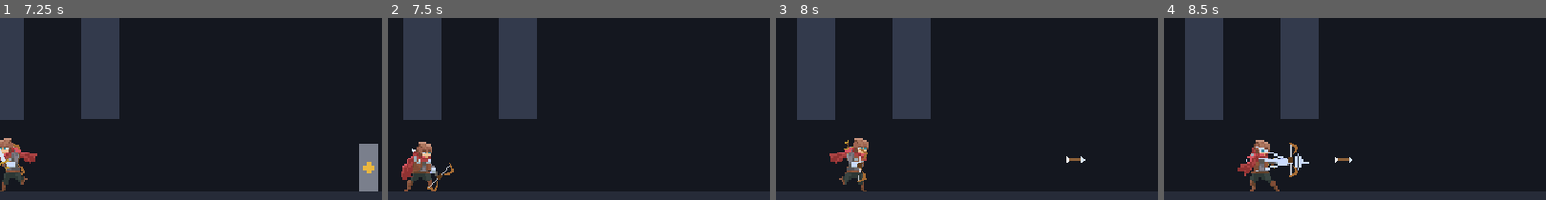
Above: before the commit, frames 1-4 (left to right).
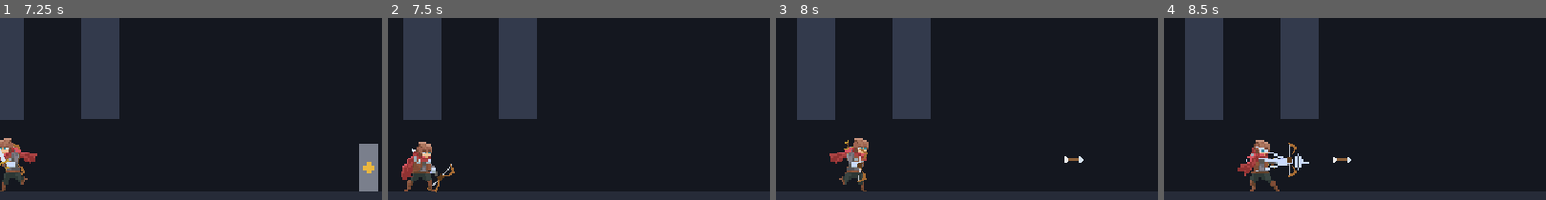
Above: after the commit, the same moments.

Repository: Theadrill/Godot-Roguelike-Prototype
Game: Godot game, scene res://src/world/movement_gym.tscn
Two runs of this game, one before a commit and one after it. Both use one fixed random seed, a clock stepped at 60 frames per second and the inputs below.
Inputs (mouse positions are % of the whole screen's width and height, from its top left):
- Up to frame 1 (7.25 s): tap A (move_left) at 0.5, 1.25, 2, 3.5, 4.25 s; move the mouse to (72, 53) at 0.52 s; press the mouse at (72, 53) at 0.53 s; hold D (move_right) 0.53-2.03 s; tap Space (jump) at 0.77, 1.52, 3.02, 3.77, 4.52, 6.02, 6.77 s; move the mouse to (30, 65) at 1.27 s; release the mouse at (30, 65) at 1.28 s; right-click (30, 65) at 1.35 s; move the mouse to (60, 33) at 2.02 s; hold A (move_left) 2.03-2.78 s; tap Q (heal) at 2.1 s; move the mouse to (45, 82) at 2.77 s; hold D (move_right) 2.78-4.28 s; tap E (interact) at 2.85 s; click (45, 82) at 2.92 s; move the mouse to (80, 76) at 3.52 s; hold Keypad 2 (look_down) 3.53-4.28 s; move the mouse to (20, 41) at 4.27 s; hold A (move_left) 4.28-5.03 s; tap Keypad 4 (look_left) at 4.35 s; move the mouse to (55, 59) at 5.02 s; hold D (move_right) 5.03-5.78 s; tap Keypad 6 (look_right) at 5.1 s; click (55, 59) at 5.17 s; move the mouse to (35, 29) at 5.77 s; hold A (move_left) from 5.78 s (still down); tap Keypad 8 (look_up) at 5.85 s; move the mouse to (72, 53) at 6.52 s; hold Shift (roll) from 6.53 s (still down)
- Up to frame 2 (7.5 s): move the mouse to (30, 65) at 7.27 s; release A (move_left) at 7.28 s; release Shift (roll) at 7.28 s; hold D (move_right) from 7.28 s (still down); tap 1 (swap_weapon) at 7.35 s; click (30, 65) at 7.42 s
- Up to frame 3 (8 s): keep holding D (move_right); tap Space (jump) at 7.52 s
- Up to frame 4 (8.5 s): keep holding D (move_right); move the mouse to (60, 33) at 8.02 s; tap J at 8.1 s
The pictures show only the part of the screen within x 40-90%, y 26-76%; the shares and areas given below are measured in that part.

Frame 1 is identical in both runs. In frame 2, 0.2% of the frame differs, in the area x 10-18%, y 79-96%; in frame 3, less than 0.1%; in frame 4, 0.2%, in the area x 32-50%, y 68-88%.

Commit message:
chore(sockets): save bow socket calibration

Diff:
--- a/src/entities/equipment/socket_profiles/bow.tres
+++ b/src/entities/equipment/socket_profiles/bow.tres
@@ -662,6 +662,62 @@
 "visible": true,
 "z_index": 2
 },
+"bow_attack_0": {
+"flip_h": false,
+"flip_v": false,
+"pos": Vector2(3.2, -17.4),
+"rot": 43.499996,
+"visible": true,
+"z_index": -1
+},
+"bow_attack_1": {
+"flip_h": false,
+"flip_v": false,
+"pos": Vector2(6.9, -14.8),
+"rot": 43.499996,
+"visible": true,
+"z_index": -1
+},
+"bow_attack_2": {
+"flip_h": false,
+"flip_v": false,
+"pos": Vector2(12, -25.5),
+"rot": 0.0,
+"visible": true,
+"z_index": 2
+},
+"bow_attack_3": {
+"flip_h": false,
+"flip_v": false,
+"pos": Vector2(12, -27),
+"rot": 0.0,
+"visible": true,
+"z_index": 2
+},
+"bow_attack_4": {
+"flip_h": false,
+"flip_v": false,
+"pos": Vector2(12, -25.5),
+"rot": 0.0,
+"visible": true,
+"z_index": 2
+},
+"bow_attack_5": {
+"flip_h": false,
+"flip_v": false,
+"pos": Vector2(9.5, -26.6),
+"rot": 0.0,
+"visible": true,
+"z_index": 2
+},
+"bow_attack_6": {
+"flip_h": false,
+"flip_v": false,
+"pos": Vector2(13.4, -22.9),
+"rot": 0.0,
+"visible": true,
+"z_index": 2
+},
 "cast_0": {
 "flip_h": false,
 "flip_v": false,
@@ -872,62 +928,6 @@
 "visible": true,
 "z_index": -2
 },
-"bow_attack_0": {
-"flip_h": false,
-"flip_v": false,
-"pos": Vector2(3.2, -17.4),
-"rot": 43.5,
-"visible": true,
-"z_index": 2
-},
-"bow_attack_1": {
-"flip_h": false,
-"flip_v": false,
-"pos": Vector2(6.3, -15.5),
-"rot": 43.5,
-"visible": true,
-"z_index": 2
-},
-"bow_attack_2": {
-"flip_h": false,
-"flip_v": false,
-"pos": Vector2(12, -25.5),
-"rot": 0.0,
-"visible": true,
-"z_index": 2
-},
-"bow_attack_3": {
-"flip_h": false,
-"flip_v": false,
-"pos": Vector2(12, -27),
-"rot": 0.0,
-"visible": true,
-"z_index": 2
-},
-"bow_attack_4": {
-"flip_h": false,
-"flip_v": false,
-"pos": Vector2(12, -25.5),
-"rot": 0.0,
-"visible": true,
-"z_index": 2
-},
-"bow_attack_5": {
-"flip_h": false,
-"flip_v": false,
-"pos": Vector2(10.5, -26.6),
-"rot": 0.0,
-"visible": true,
-"z_index": 2
-},
-"bow_attack_6": {
-"flip_h": false,
-"flip_v": false,
-"pos": Vector2(14, -22.9),
-"rot": 0.0,
-"visible": true,
-"z_index": 2
-},
 "wall_cling_0": {
 "flip_h": true,
 "flip_v": true,
